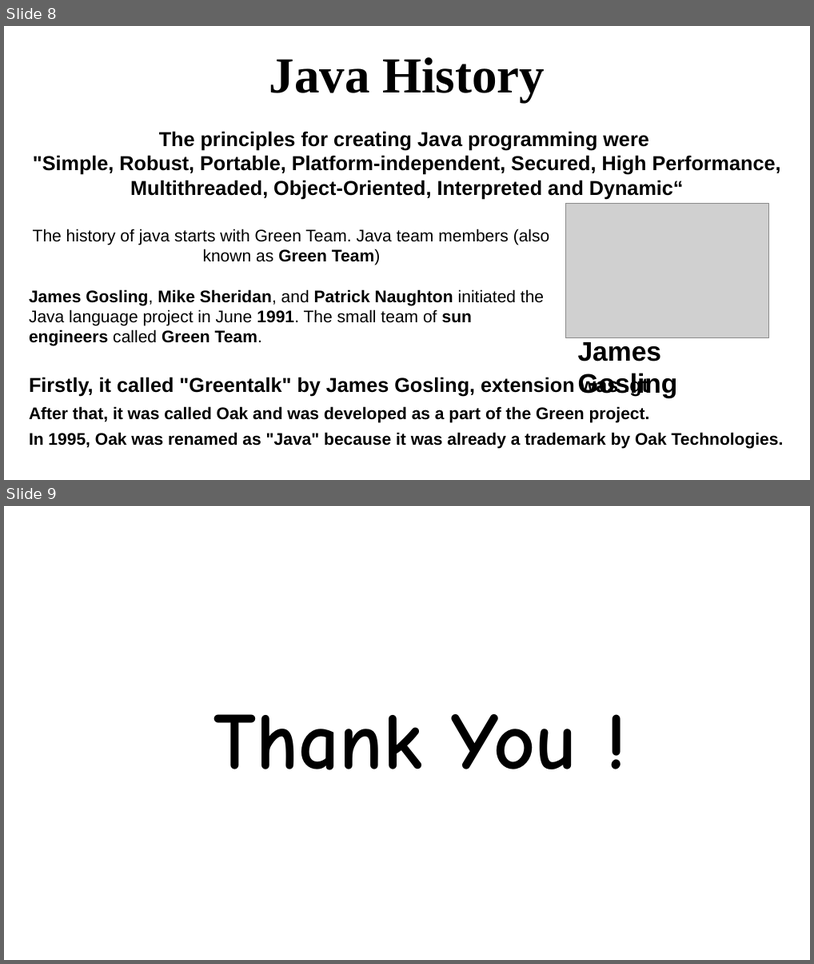
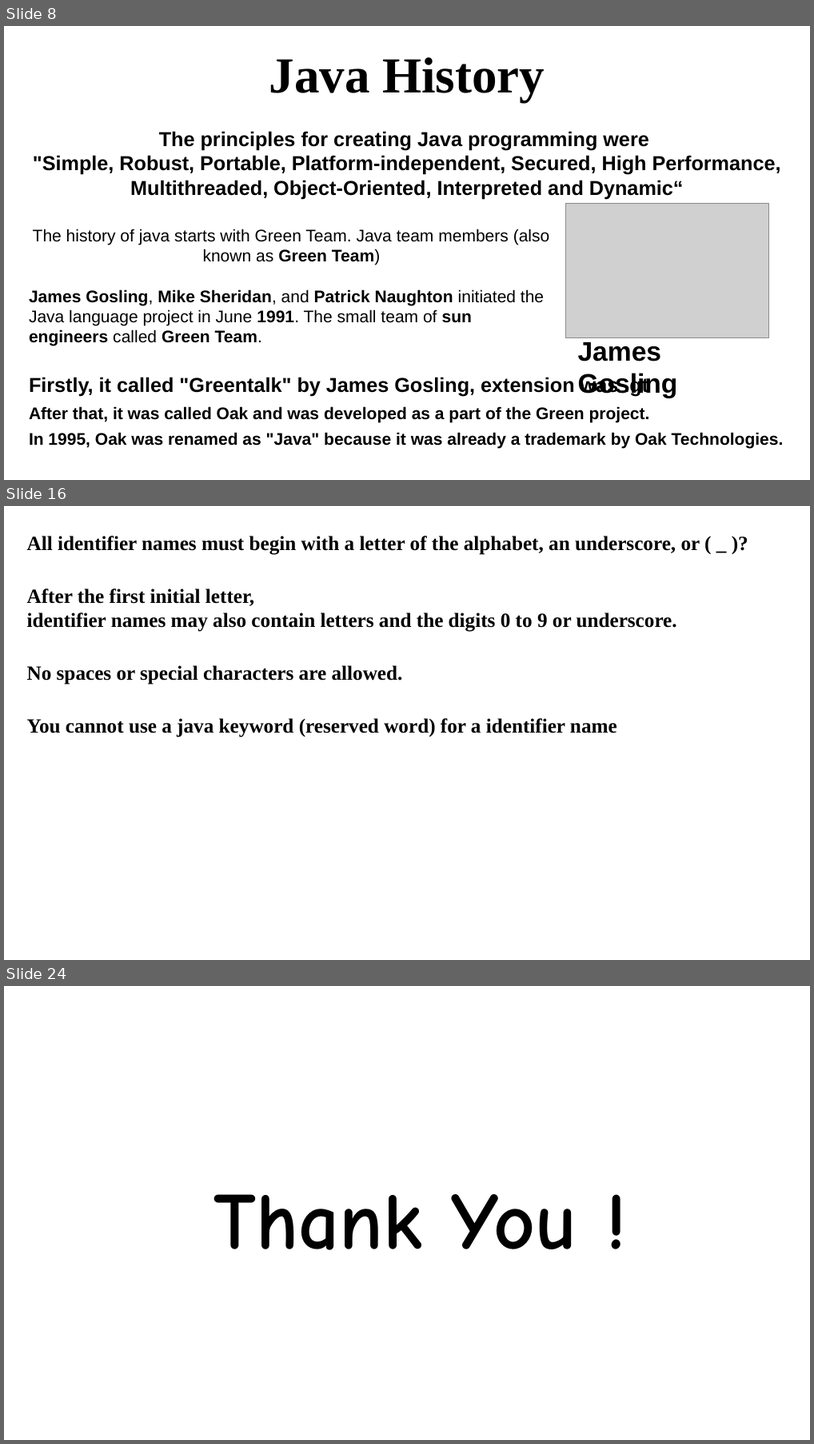
Before and after one commit to eusGithubwork/javaStudy, a slide deck: java.pptx. Shown one above the other, each under a label of ours: slides 8 and 9 before the commit, slides 8, 16 and 24 after it; the slides between them are not shown. The pictures are 814x964 and 814x1444 pixels, drawn with LibreOffice and Linux fonts; fonts in the diff are those of the drawing; grey boxes stand for pictures. Boxes give left, top, right and bottom in pixels: in the first picture for what was removed or moved away, otherwise in the second. Text is boxed around its words. In the diff, an @@ line names an element or a change of style, - is before the commit and + after.

```diff
--- a/java.pptx
+++ b/java.pptx
@@ slide 16 added at (x1=4, y1=506, x2=810, y2=960), background #FFFFFF @@
@@ text added at (x1=27, y1=536, x2=701, y2=555), 24 pt, text #000000, bold @@
+All identifier names must begin with a letter of the alphabet, an underscore, or ( _ )?
@@ text added at (x1=27, y1=588, x2=678, y2=632), 24 pt, text #000000, bold @@
+After the first initial letter,
+identifier names may also contain letters and the digits 0 to 9 or underscore.
@@ text added at (x1=27, y1=665, x2=403, y2=684), 24 pt, text #000000, bold @@
+No spaces or special characters are allowed.
@@ text added at (x1=27, y1=718, x2=618, y2=737), 24 pt, text #000000, bold @@
+You cannot use a java keyword (reserved word) for a identifier name
@@ what was slide 9 is now slide 24 @@
```
Also in this commit, not shown: 14 other slides added, 3 other files.
